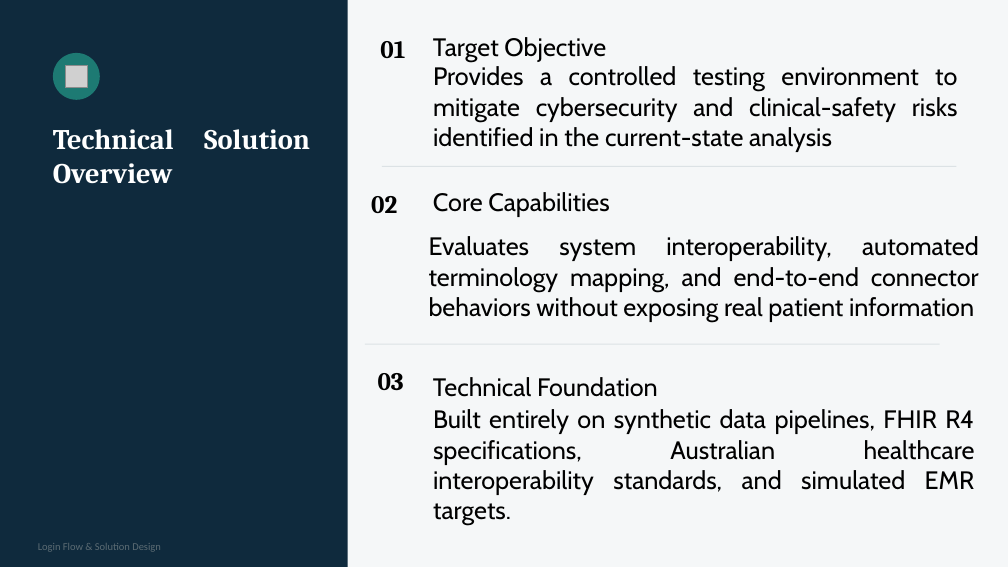
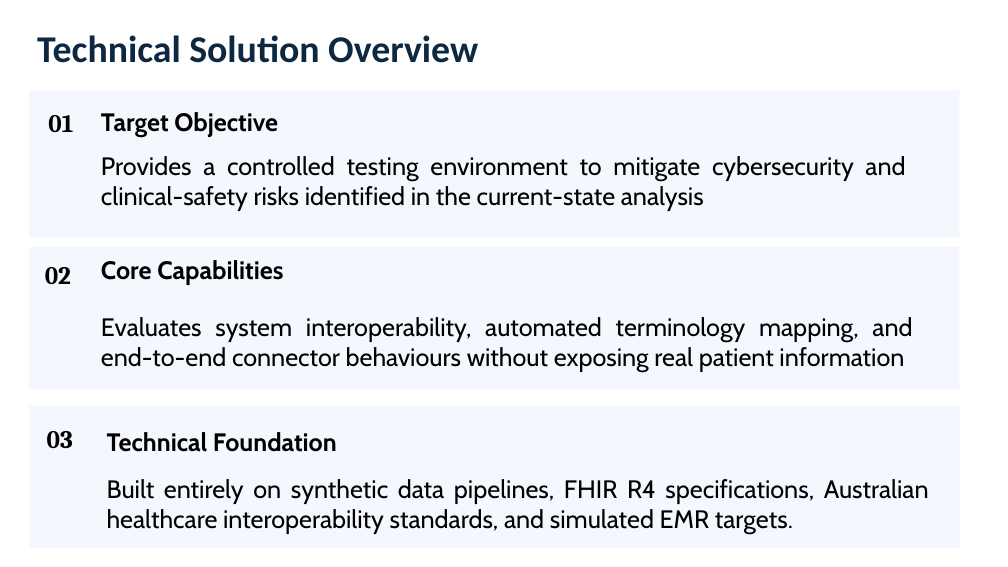
Before and after one commit to SkinnySeal17/HEAALTHCARE_SYSTEM, a slide deck: slide 13 of DOCUMENTS/Presentation_Assignment2.pptx (slide 15 before the commit). Drawn at 1008x567 pixels with LibreOffice and Linux fonts; fonts in the diff are those of the drawing; grey boxes stand for pictures. Boxes give left, top, right and bottom in pixels: in the first picture for what was removed or moved away, otherwise in the second. Text is boxed around its words. In the diff, an @@ line names an element or a change of style, - is before the commit and + after.

Commit message:
Final PPT

```diff
--- a/DOCUMENTS/Presentation_Assignment2.pptx
+++ b/DOCUMENTS/Presentation_Assignment2.pptx
@@ background #F5F7F8 to #FFFFFF @@
@@ rectangle removed at bbox=[0, 0, 348, 567] @@
@@ title "Technical Solution Overview": place and size @@
-title "Technical Solution Overview" at bbox=[53, 129, 310, 150]
+title "Technical Solution Overview" at bbox=[37, 35, 478, 63]
@@ title "Technical Solution Overview" at bbox=[37, 35, 478, 63]: size 27 to 36 pt, font Cambria to Calibri, text colour #FFFFFF to #0E2841; line spacing 1 to 0.9 @@
@@ ellipse removed at bbox=[53, 53, 100, 100] @@
@@ picture removed at bbox=[65, 65, 88, 88] @@
@@ rectangle added at bbox=[29, 90, 960, 237], fill #F4F7FD @@
@@ text "01": place and size @@
-text "01" at bbox=[380, 41, 405, 58]
+text "01" at bbox=[48, 115, 73, 132]
@@ text "Target Objective": place and size @@
-text "Target Objective" at bbox=[433, 37, 606, 62]
+text "Target Objective" at bbox=[101, 112, 278, 137]
@@ text "Provides a controlled testing environment ..." rewrapped from bbox=[433, 66, 958, 152] to bbox=[101, 156, 905, 211] @@
@@ line removed from (382, 166) to (957, 166) @@
@@ rectangle added at bbox=[29, 247, 960, 389], fill #F4F7FD @@
@@ text "02": place and size @@
-text "02" at bbox=[371, 196, 397, 213]
+text "02" at bbox=[45, 267, 71, 284]
@@ text "Core Capabilities": place and size @@
-text "Core Capabilities" at bbox=[433, 192, 609, 217]
+text "Core Capabilities" at bbox=[101, 260, 283, 285]
@@ text at bbox=[101, 317, 912, 372]: text changed @@
-Evaluates system interoperability, automated terminology mapping, and end-to-end connector behaviors without exposing real patient information
+Evaluates system interoperability, automated terminology mapping, and end-to-end connector behaviours without exposing real patient information
@@ line removed from (365, 344) to (940, 344) @@
@@ rectangle added at bbox=[29, 406, 960, 548], fill #F4F7FD @@
@@ text "03": place and size @@
-text "03" at bbox=[378, 373, 404, 391]
+text "03" at bbox=[47, 431, 73, 449]
@@ bold on in 3 elements at bbox=[101, 112, 278, 137], bbox=[101, 260, 283, 285], bbox=[107, 432, 337, 452] @@
@@ text "Technical Foundation": place and size @@
-text "Technical Foundation" at bbox=[433, 377, 658, 397]
+text "Technical Foundation" at bbox=[107, 432, 337, 452]
@@ text "Built entirely on synthetic data ..." rewrapped from bbox=[433, 409, 975, 525] to bbox=[107, 479, 929, 534] @@
@@ text removed at bbox=[38, 543, 161, 552] @@
-Login Flow & Solution Design
```
Also in this commit, not shown: 9 other slides changed, 4 slides added, 3 slides removed.
